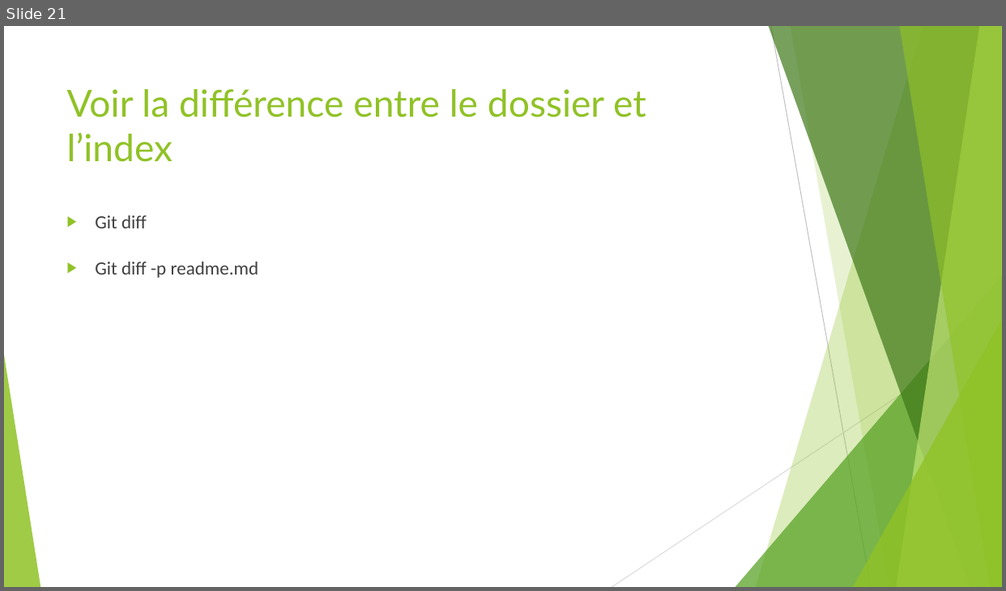
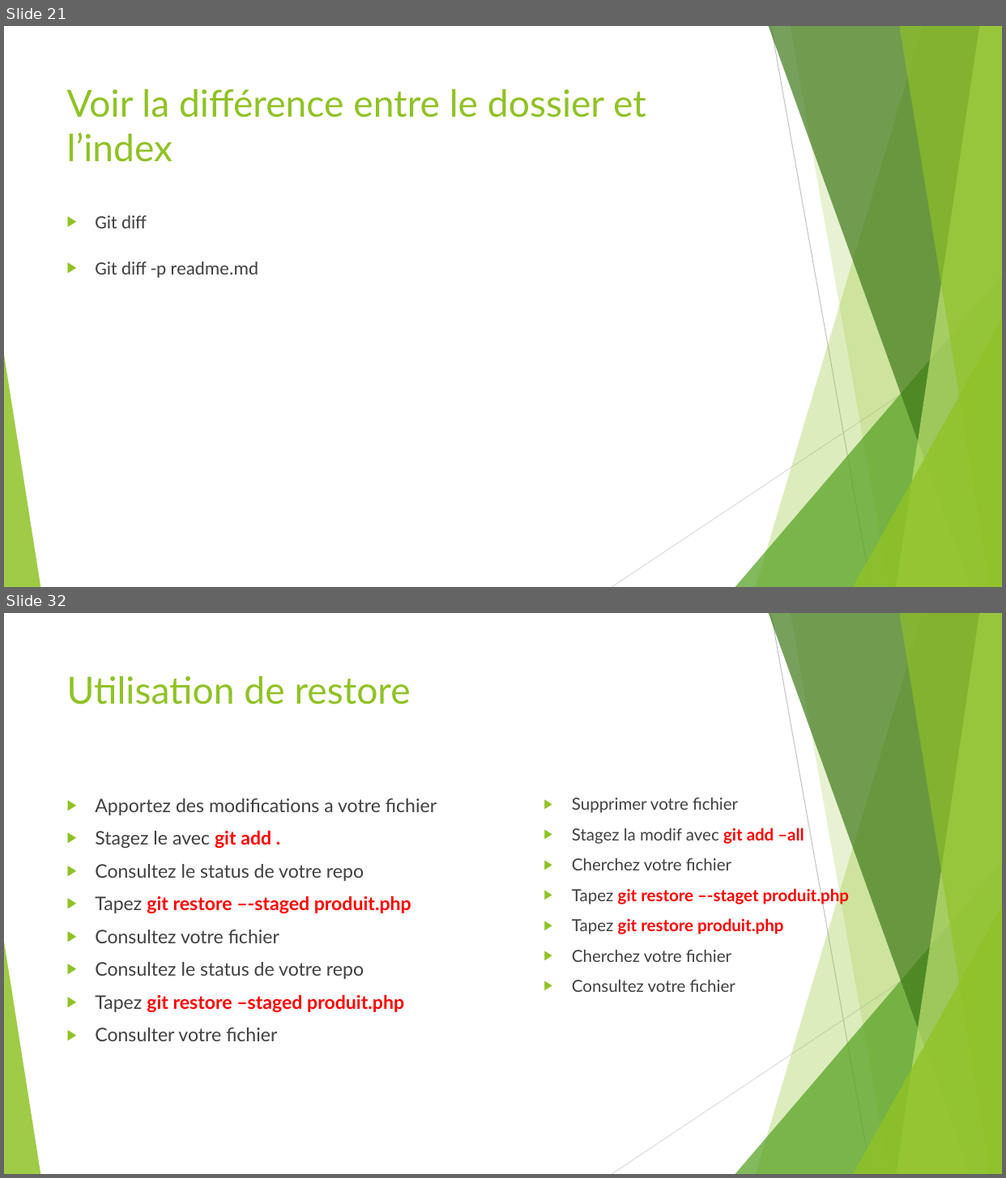
Before and after one commit to ousrah/DEV202, a slide deck: Adopter l'approche Agile/Formation Git.pptx. Shown one above the other, each under a label of ours: slide 21 before the commit, slides 21 and 32 after it; the slides between them are not shown. The pictures are 1006x591 and 1006x1178 pixels, drawn with LibreOffice and Linux fonts; fonts in the diff are those of the drawing. Boxes give left, top, right and bottom in pixels: in the first picture for what was removed or moved away, otherwise in the second. Text is boxed around its words. In the diff, an @@ line names an element or a change of style, - is before the commit and + after.

```diff
--- a/Adopter l'approche Agile/Formation Git.pptx
+++ b/Adopter l'approche Agile/Formation Git.pptx
@@ slide 32 added at bbox=[4, 613, 1002, 1174], background #FFFFFF; not listed: 10 template elements that a slide beside it also shows @@
@@ title added at bbox=[67, 676, 411, 705], 36 pt, text #90C226 @@
+Utilisation de restore
@@ text added at bbox=[95, 798, 437, 1041], 18 pt, text #404040 @@
+▶ Apportez des modifications a votre fichier
+▶ Stagez le avec git add .
+▶ Consultez le status de votre repo
+▶ Tapez git restore –-staged produit.php
+▶ Consultez votre fichier
+▶ Consultez le status de votre repo
+▶ Tapez git restore –staged produit.php
+▶ Consulter votre fichier
@@ text added at bbox=[572, 798, 849, 992], 16 pt, text #404040 @@
+▶ Supprimer votre fichier
+▶ Stagez la modif avec git add –all
+▶ Cherchez votre fichier
+▶ Tapez git restore –-staget produit.php
+▶ Tapez git restore produit.php
+▶ Cherchez votre fichier
+▶ Consultez votre fichier
```
Also in this commit, not shown: 10 other slides added, 3 other files.
